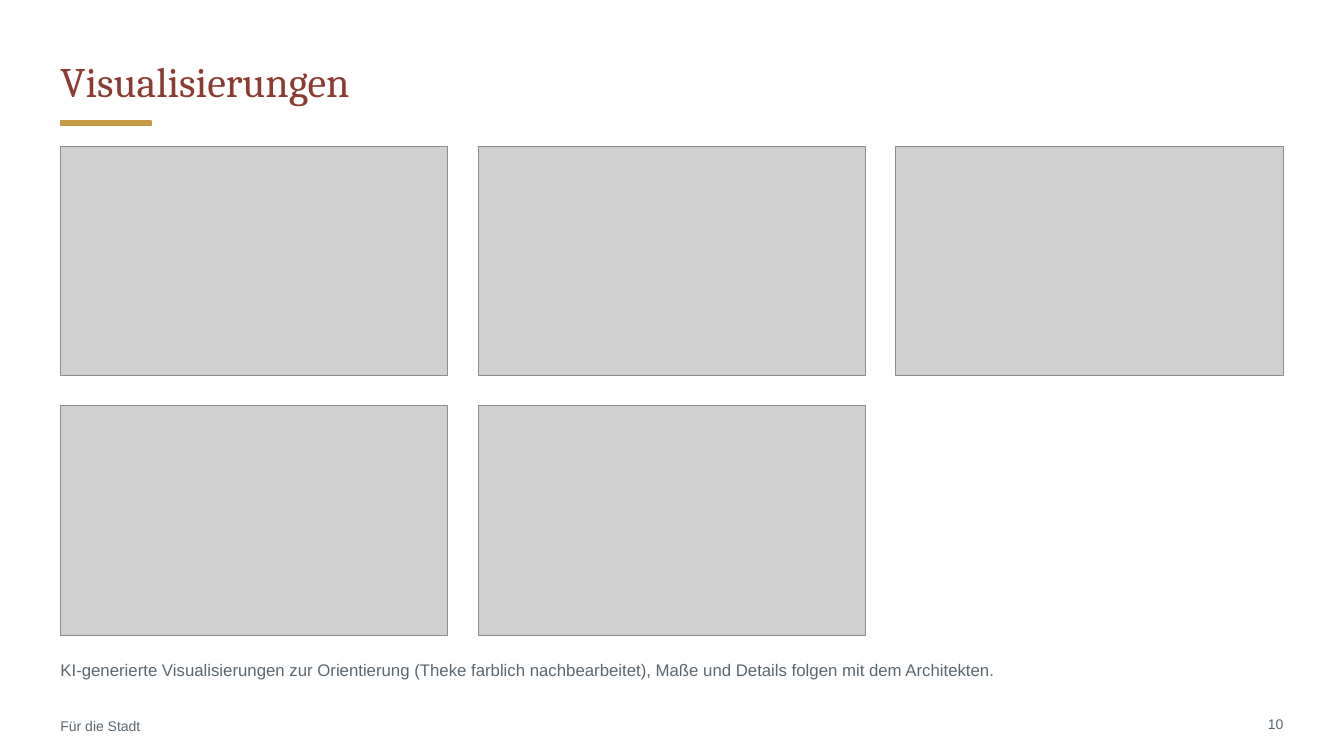
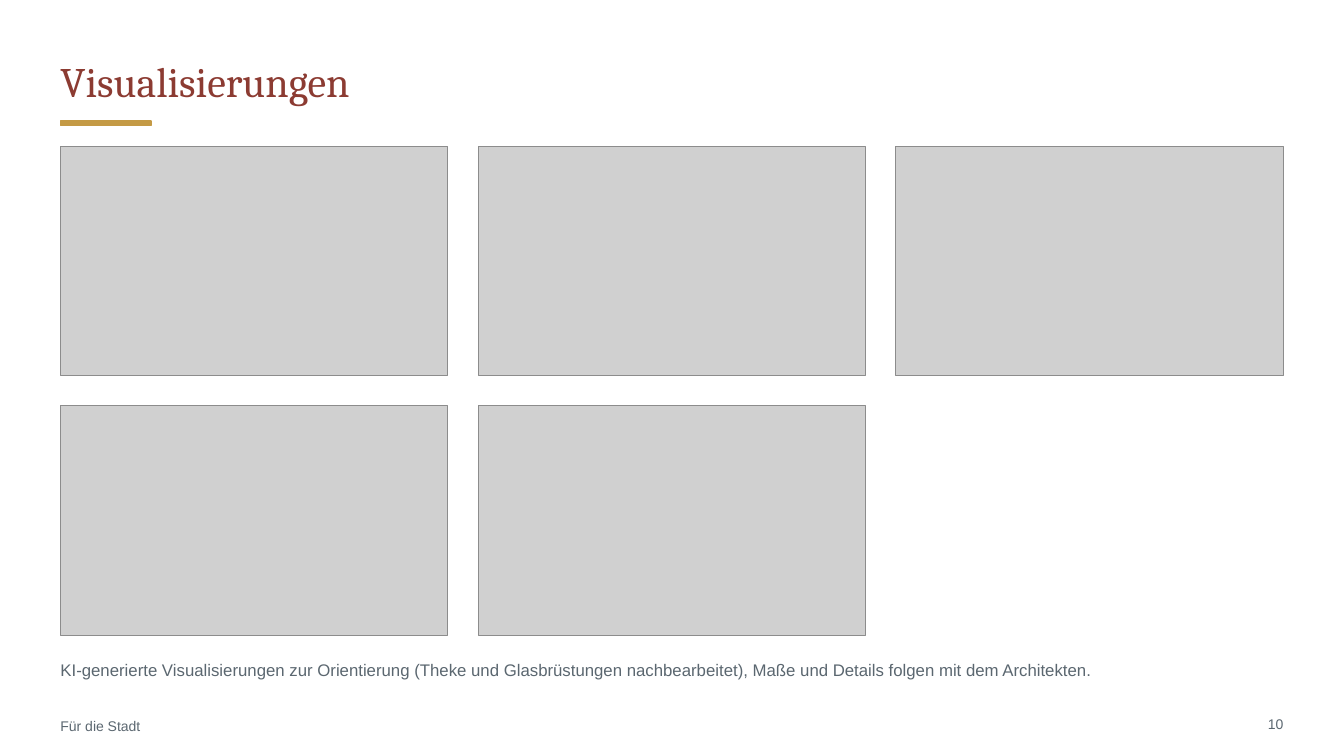
Before and after one commit to CartoonUsername/bau-projekt, a slide deck: slide 10 of praesentation/Neue-Mitte-Werlte_Baufeld3_6-Wohnungen_Gastro-EG.pptx. Drawn at 1344x756 pixels with LibreOffice and Linux fonts; fonts in the diff are those of the drawing; grey boxes stand for pictures. Boxes give left, top, right and bottom in pixels: in the first picture for what was removed or moved away, otherwise in the second. Text is boxed around its words. In the diff, an @@ line names an element or a change of style, - is before the commit and + after.

```diff
--- a/praesentation/Neue-Mitte-Werlte_Baufeld3_6-Wohnungen_Gastro-EG.pptx
+++ b/praesentation/Neue-Mitte-Werlte_Baufeld3_6-Wohnungen_Gastro-EG.pptx
@@ text at [60,664,1091,680]: text changed @@
-KI-generierte Visualisierungen zur Orientierung (Theke farblich nachbearbeitet), Maße und Details folgen mit dem Architekten.
+KI-generierte Visualisierungen zur Orientierung (Theke und Glasbrüstungen nachbearbeitet), Maße und Details folgen mit dem Architekten.
```
Also in this commit, not shown: 1 other slide changed, 16 other files.
